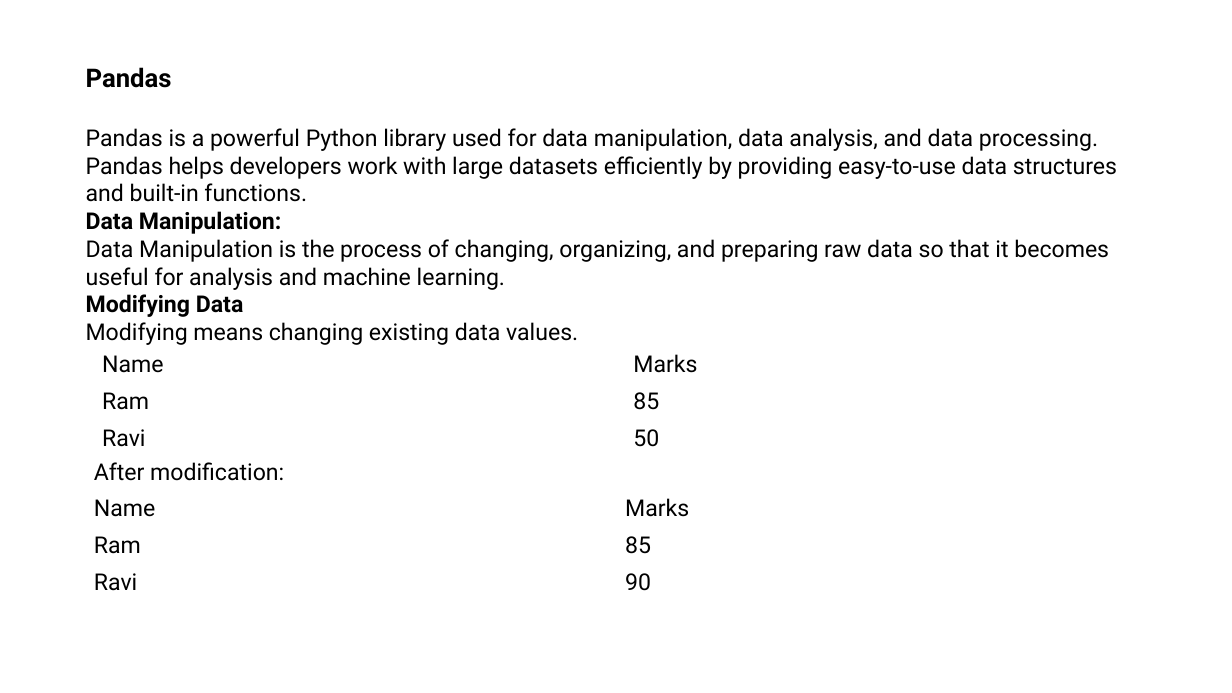
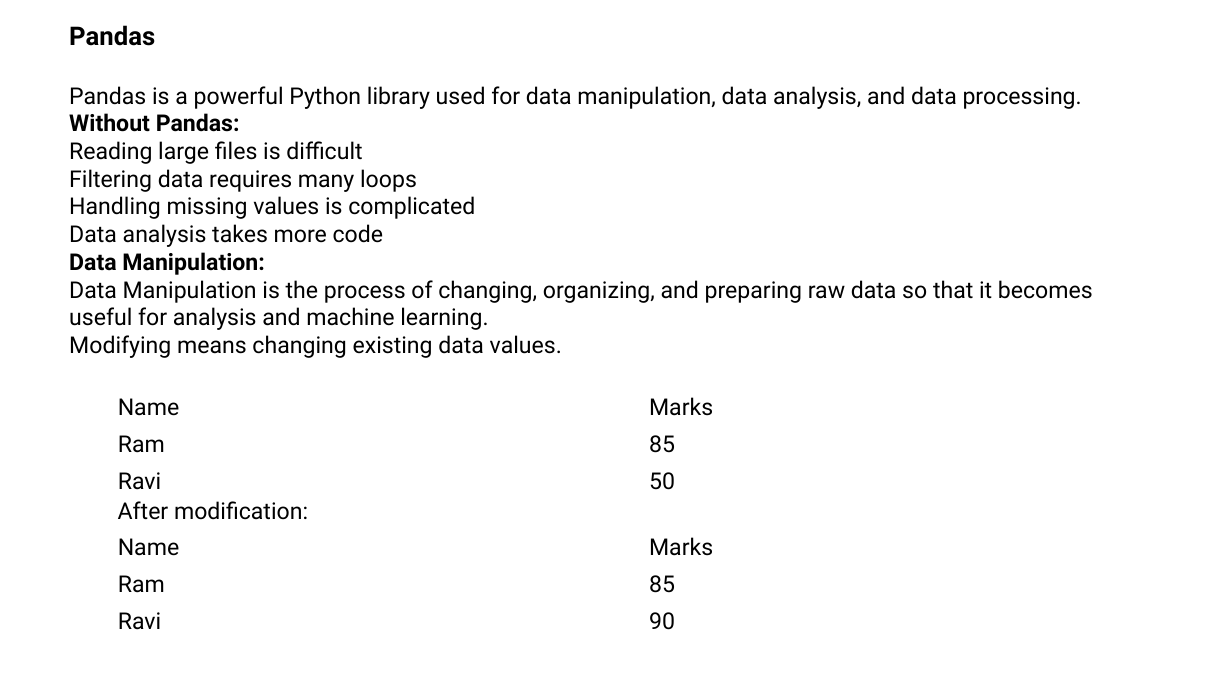
Before and after one commit to srilekhachundu/office_files, a slide deck: slide 10 of Library.pptx. Drawn at 1232x693 pixels with LibreOffice and Linux fonts; fonts in the diff are those of the drawing. Boxes give left, top, right and bottom in pixels: in the first picture for what was removed or moved away, otherwise in the second. Text is boxed around its words. In the diff, an @@ line names an element or a change of style, - is before the commit and + after.

Commit message:
Add files via upload
.

```diff
--- a/Library.pptx
+++ b/Library.pptx
@@ text "Pandas": place and size @@
-text "Pandas" at [86, 67, 1117, 345]
+text "Pandas" at [69, 25, 1093, 358]
@@ text at [69, 113, 475, 247]: text changed @@
-Pandas helps developers work with large datasets efficiently by providing easy-to-use data structures and built-in functions.
+Without Pandas:
+Reading large files is difficult
+Filtering data requires many loops
+Handling missing values is complicated
+Data analysis takes more code
@@ text at [86, 294, 244, 317]: paragraph removed @@
-Modifying Data
@@ table: place and size @@
-table at [93, 347, 1156, 457]
+table at [108, 389, 1171, 500]
@@ text "After modification:": place and size @@
-text "After modification:" at [94, 462, 284, 481]
+text "After modification:" at [118, 501, 308, 520]
@@ table: place and size @@
-table at [85, 490, 1148, 601]
+table at [108, 529, 1171, 640]
```
Also in this commit, not shown: 7 other slides changed.
